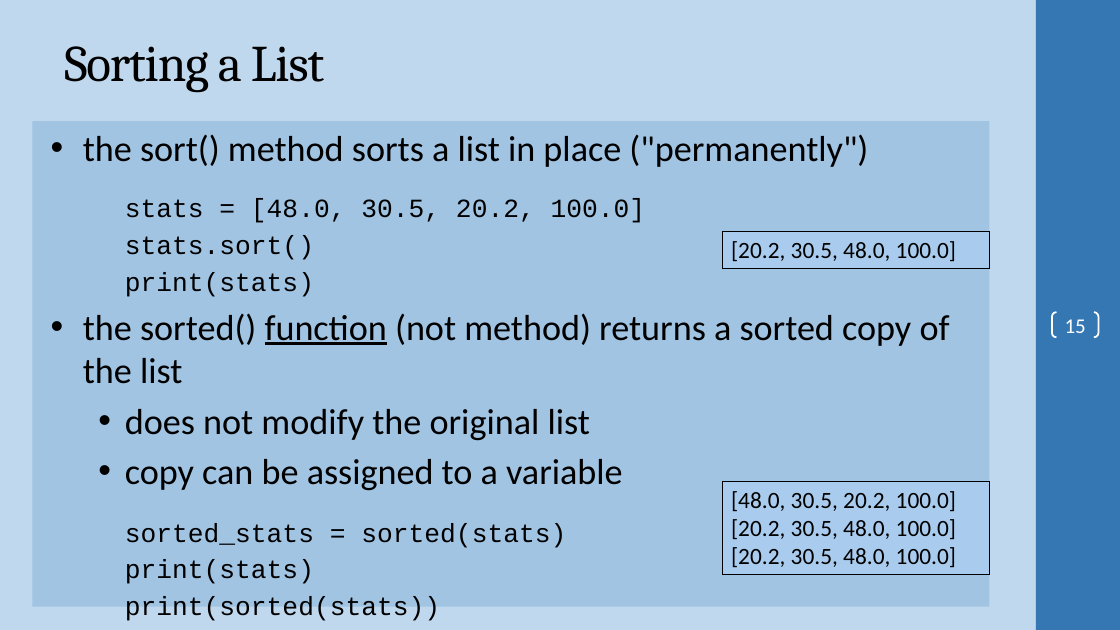
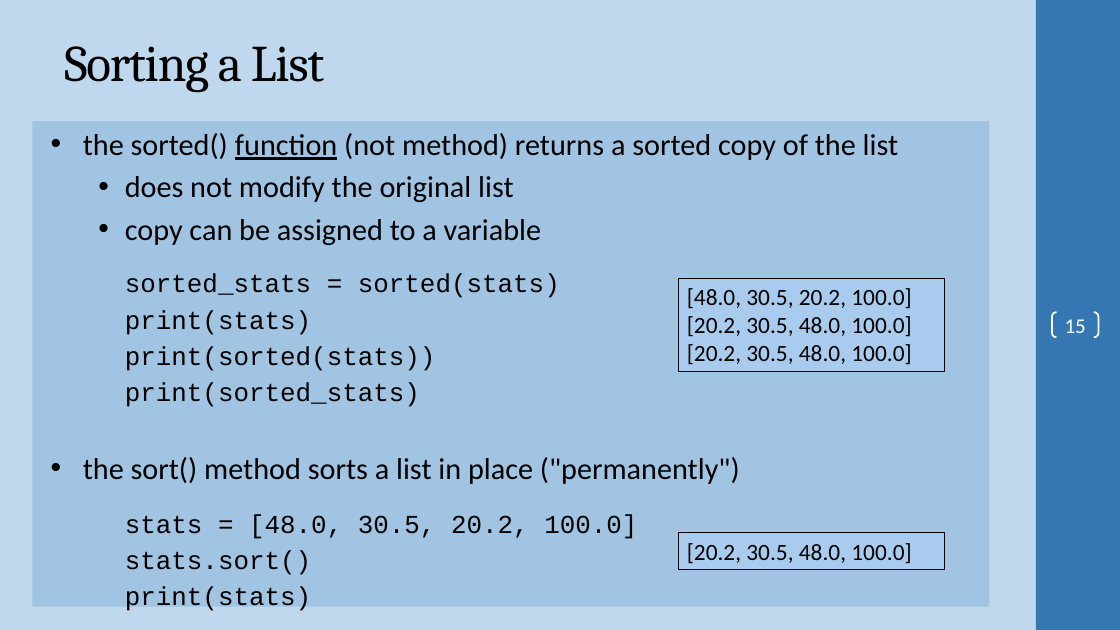
Before and after one commit to ProfSingletary/2023SpringNetworkScripting5Fridays, a slide deck: slide 15 of Day2.pptx. Drawn at 1120x630 pixels with LibreOffice and Linux fonts; fonts in the diff are those of the drawing; background and template pictures are left out. Boxes give left, top, right and bottom in pixels: in the first picture for what was removed or moved away, otherwise in the second. Text is boxed around its words. In the diff, an @@ line names an element or a change of style, - is before the commit and + after.

```diff
--- a/Day2.pptx
+++ b/Day2.pptx
@@ text at (83,134,868,297): paragraphs removed @@
-  • the sort() method sorts a list in place ("permanently")
-stats = [48.0, 30.5, 20.2, 100.0]
-stats.sort()
-print(stats)
@@ text at (83,133,898,407): size 31 to 25.9 pt in "the sorted() function (not method) returns a ...", "does not modify the original list", "copy can be assigned to a variable"; size 22.5 to 22.2 pt in "sorted_stats = sorted(stats)", "print(stats)", "print(sorted(stats))", "print(sorted_stats)"; less space between paragraphs @@
@@ rectangle "[48.0, 30.5, 20.2, 100.0]": place and size @@
-rectangle "[48.0, 30.5, 20.2, 100.0]" at (723,481,990,575)
+rectangle "[48.0, 30.5, 20.2, 100.0]" at (679,278,945,371)
@@ text at (83,457,740,611): paragraphs added @@
+  • the sort() method sorts a list in place ("permanently")
+stats = [48.0, 30.5, 20.2, 100.0]
+stats.sort()
+print(stats)
@@ rectangle "[20.2, 30.5, 48.0, 100.0]": place and size @@
-rectangle "[20.2, 30.5, 48.0, 100.0]" at (723,232,990,269)
+rectangle "[20.2, 30.5, 48.0, 100.0]" at (679,533,945,570)
```
Also in this commit, not shown: 1 other file.
